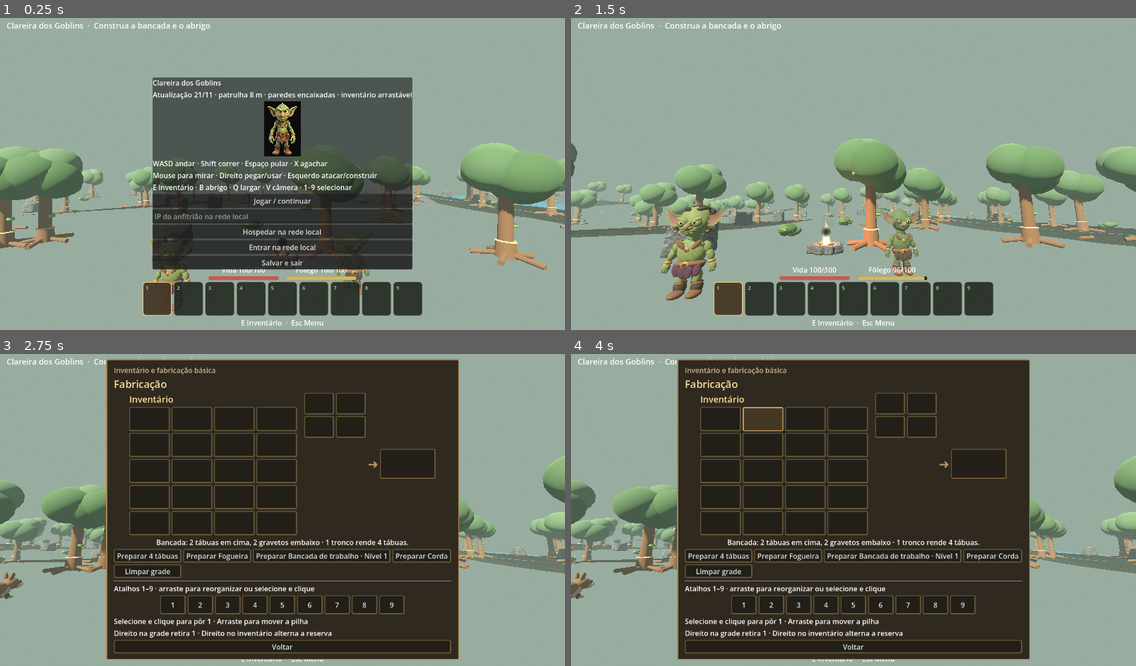
Above: before the commit, frames 1-4 (two rows, left to right).
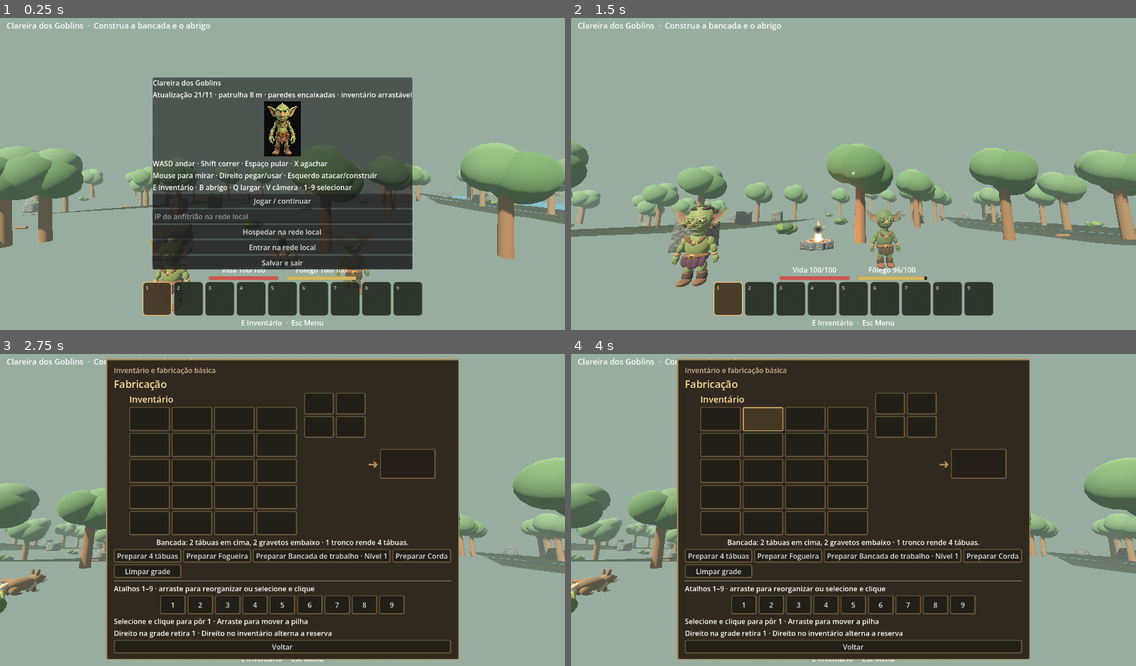
Above: after the commit, the same moments.

Repository: clebertressi88/clareira-dos-goblins
Game: Godot game, scene res://main.tscn
Two runs of this game, one before a commit and one after it. Both use one fixed random seed, a clock stepped at 60 frames per second and the inputs below.
Inputs (mouse positions are in pixels of both pictures, inside the frame that each line leads up to):
- Up to frame 1 (0.25 s): no input
- Up to frame 2 (1.5 s): click "Jogar / continuar" at 0.5 s; tap Enter at 1.25 s; move the mouse to (881, 170) at 1.27 s; hold W from 1.28 s (still down); hold Shift from 1.28 s (still down); click (881, 170) at 1.42 s
- Up to frame 3 (2.75 s): keep holding W; tap Space at 1.52, 1.82, 2.27, 2.57 s; move the mouse to (254, 510) at 2.02 s; release Shift at 2.03 s; tap E at 2.1 s
- Up to frame 4 (4 s): release W at 2.75 s; click (717, 419) at 2.77 s; click (763, 419) at 3.52 s

The runs differ from the first frame. In frame 1, 0.9% of the frame differs, in the area x 0-100%, y 54-81%; in frame 2, 13%, in the area x 0-100%, y 38-91%; in frame 3, 5.8%; in frame 4, 5.8%.
Error before the commit: Invalid access to property or key 'shape' on a base object of type 'null instance'. (res://main.gd:1184)

Commit message:
Corrige crash de colisao nula na regeneracao das arvores

Diff:
--- a/Projeto-Godot/main.gd
+++ b/Projeto-Godot/main.gd
@@ -279,6 +279,9 @@
 	var shape := BoxShape3D.new()
 	shape.size = size
 	var col := CollisionShape3D.new()
+	# Nome explicito: nos criados por codigo recebem nome automatico @CollisionShape3D@... .
+	# As arvores precisam encontra-lo novamente para ajustar a colisao a cada estagio.
+	col.name = "CollisionShape3D"
 	col.shape = shape
 	col.position = offset
 	body.add_child(col)
@@ -1180,7 +1183,10 @@
 	var growth := tree.get_node("Visual/Crescimento") as Node3D
 	var stump := tree.get_node("Visual/Toco") as Node3D
 	var sprout := tree.get_node("Visual/Broto") as Node3D
-	var collision := tree.get_node("CollisionShape3D") as CollisionShape3D
+	var collision := tree.get_node_or_null("CollisionShape3D") as CollisionShape3D
+	if collision == null or not (collision.shape is BoxShape3D):
+		push_error("Colisao ausente ou invalida na arvore: " + id)
+		return
 	var shape := collision.shape as BoxShape3D
 	if not tree_regrowth.has(id):
 		tree.set_meta("kind","tree")
